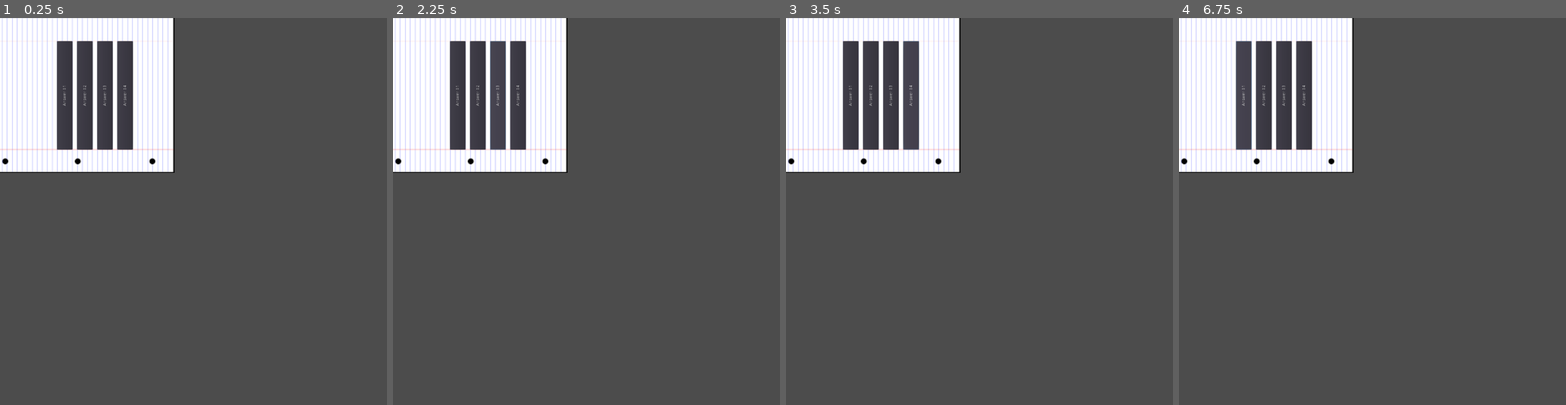
Above: before the commit, frames 1-4 (left to right).
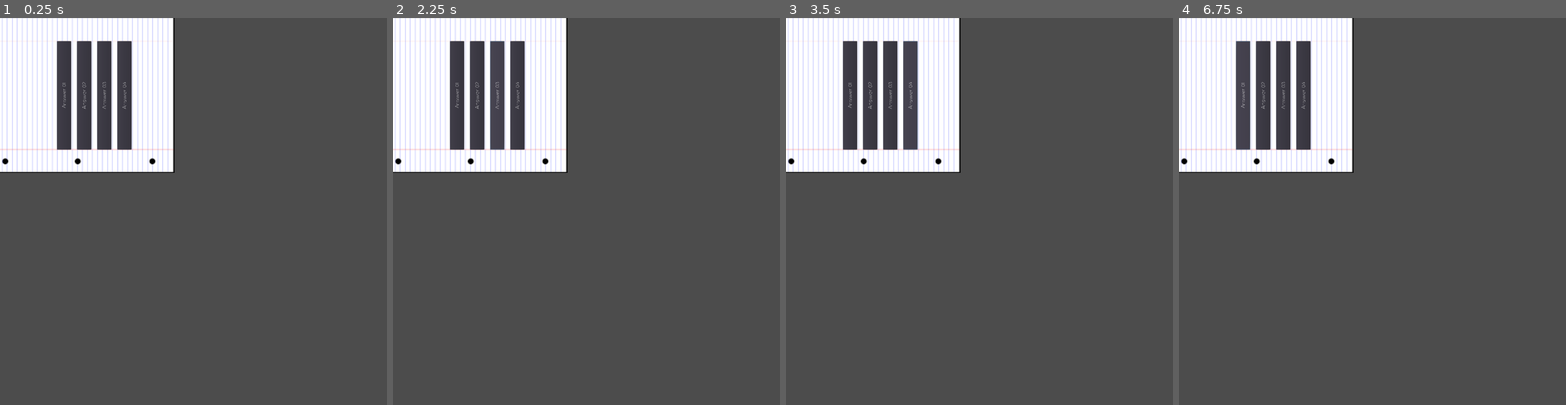
Above: after the commit, the same moments.

Repository: MasterKitten/Addicting-FlashCard-Learning
Game: Godot game, scene res://Scenes/Game Modes/Question & Answer.tscn
Same seed, same stepped clock (60 frames per second), same inputs: the game is played once before the commit and once after it. This scene is started directly instead of the project's main scene.
Inputs:
- Up to frame 1 (0.25 s): no input
- Up to frame 2 (2.25 s): click "Answer 01" at 0.5 s; click "Answer 02" at 1.25 s; click "Answer 03" at 2 s
- Up to frame 3 (3.5 s): click "Answer 04" at 2.75 s
- Up to frame 4 (6.75 s): click "Answer 01" at 3.5 s; click "Answer 02" at 4.25 s; click "Answer 03" at 5 s; click "Answer 04" at 5.75 s; click "Answer 01" at 6.5 s

The runs differ from the first frame. In frame 1, 0.7% of the frame differs, in the area x 16-35%, y 5-35%; in frame 2, 0.7%; in frame 3, 0.7%; in frame 4, 0.7%.
Error in both runs: Invalid get index '0' (on base: 'Array'). (res://Scenes/Game)

Commit message:
New Stuff
New: Fonts, Sorting, Music, and small changes to the scenes.

Diff:
--- a/Schodot/Main Scene.tscn
+++ b/Schodot/Defaults/Main Scene.tscn
@@ -1,14 +1,14 @@
 [gd_scene load_steps=4 format=2]
 
-[ext_resource path="res://Scenes/Main Menu.tscn" type="PackedScene" id=1]
+[ext_resource path="res://Scenes/Selecting Practice.tscn" type="PackedScene" id=1]
 [ext_resource path="res://Scenes/Level Select.tscn" type="PackedScene" id=2]
-[ext_resource path="res://Scenes/Selecting Practice.tscn" type="PackedScene" id=3]
+[ext_resource path="res://Scenes/Main Menu.tscn" type="PackedScene" id=3]
 
 [node name="Main Scene" type="Control"]
 anchor_right = 1.0
 anchor_bottom = 1.0
 
-[node name="Selecting Practice" parent="." instance=ExtResource( 3 )]
+[node name="Selecting Practice" parent="." instance=ExtResource( 1 )]
 
 [node name="Level Select" parent="." instance=ExtResource( 2 )]
 margin_left = 315.0
--- /dev/null
+++ b/Schodot/Defaults/default_bus_layout.tres
@@ -0,0 +1,9 @@
+[gd_resource type="AudioBusLayout" format=2]
+
+[resource]
+bus/1/name = "Music"
+bus/1/solo = false
+bus/1/mute = false
+bus/1/bypass_fx = false
+bus/1/volume_db = 0.0
+bus/1/send = "Master"
--- a/Schodot/Extra Scenes/Butt2.gd
+++ b/Schodot/Extra Scenes/Butt2.gd
@@ -3,4 +3,4 @@
 export var ItemThing = 0
 
 func _on_Button2_pressed():
-	get_parent().get_parent().Select(ItemThing)
+	get_parent().get_parent().Popups(ItemThing)
--- a/Schodot/Extra Scenes/Button.tscn
+++ b/Schodot/Extra Scenes/Button.tscn
@@ -1,11 +1,14 @@
-[gd_scene load_steps=2 format=2]
+[gd_scene load_steps=3 format=2]
 
 [ext_resource path="res://Extra Scenes/Butt.gd" type="Script" id=1]
+[ext_resource path="res://Font/Rawengulksans.tres" type="DynamicFont" id=2]
 
 [node name="Button" type="Button"]
 margin_right = 12.0
 margin_bottom = 20.0
-rect_scale = Vector2( 1.25, 1.25 )
+rect_scale = Vector2( 0.625, 0.625 )
+custom_fonts/font = ExtResource( 2 )
+text = "test"
 script = ExtResource( 1 )
 
 [connection signal="pressed" from="." to="." method="_on_Button_pressed"]
--- a/Schodot/Extra Scenes/Button2.tscn
+++ b/Schodot/Extra Scenes/Button2.tscn
@@ -1,6 +1,11 @@
-[gd_scene load_steps=5 format=2]
+[gd_scene load_steps=7 format=2]
 
 [ext_resource path="res://Extra Scenes/Butt2.gd" type="Script" id=1]
+[ext_resource path="res://Font/Rawengulksans-8g8B.otf" type="DynamicFontData" id=2]
+
+[sub_resource type="DynamicFont" id=4]
+use_filter = true
+font_data = ExtResource( 2 )
 
 [sub_resource type="StyleBoxFlat" id=1]
 bg_color = Color( 0, 0, 0, 0.498039 )
@@ -16,9 +21,11 @@
 margin_bottom = 20.0
 custom_colors/font_color_focus = Color( 0.815686, 0, 0, 1 )
 custom_colors/font_color = Color( 0.815686, 0, 0, 1 )
+custom_fonts/font = SubResource( 4 )
 custom_styles/hover = SubResource( 1 )
 custom_styles/pressed = SubResource( 3 )
 custom_styles/normal = SubResource( 2 )
+text = "Test"
 script = ExtResource( 1 )
 
 [connection signal="pressed" from="." to="." method="_on_Button2_pressed"]
--- a/Schodot/Extra Scenes/Label.tscn
+++ b/Schodot/Extra Scenes/Label.tscn
@@ -1,6 +1,7 @@
-[gd_scene load_steps=3 format=2]
+[gd_scene load_steps=4 format=2]
 
 [ext_resource path="res://Extra Scenes/Label.gd" type="Script" id=1]
+[ext_resource path="res://Font/Rawengulksans.tres" type="DynamicFont" id=2]
 
 [sub_resource type="StyleBoxFlat" id=1]
 bg_color = Color( 0.6, 0.6, 0.6, 0 )
@@ -8,7 +9,10 @@
 [node name="Label" type="Button"]
 margin_right = 330.0
 margin_bottom = 20.0
+rect_scale = Vector2( 0.5, 0.5 )
+custom_fonts/font = ExtResource( 2 )
 custom_styles/normal = SubResource( 1 )
+text = "test"
 script = ExtResource( 1 )
 
 [connection signal="pressed" from="." to="." method="_on_Button_pressed"]
--- /dev/null
+++ b/Schodot/Font/Rawengulksans.tres
@@ -0,0 +1,9 @@
+[gd_resource type="DynamicFont" load_steps=2 format=2]
+
+[ext_resource path="res://Font/Rawengulksans-8g8B.otf" type="DynamicFontData" id=1]
+
+[resource]
+size = 48
+use_mipmaps = true
+use_filter = true
+font_data = ExtResource( 1 )
--- a/Schodot/Scenes/Game Modes/Question & Answer.gd
+++ b/Schodot/Scenes/Game Modes/Question & Answer.gd
@@ -19,6 +19,7 @@
 		StartTimer = false
 		timer = 0
 		if (SelectedAnswers.size() == 0 && SelectedQuestions.size() == 0):
+			get_parent().get_node("Music").play()
 			queue_free()
 		else:
 			UpdateText()
--- a/Schodot/Scenes/Game Modes/Question & Answer.tscn
+++ b/Schodot/Scenes/Game Modes/Question & Answer.tscn
@@ -1,9 +1,17 @@
-[gd_scene load_steps=5 format=2]
+[gd_scene load_steps=9 format=2]
 
 [ext_resource path="res://Images/Lined.png" type="Texture" id=1]
 [ext_resource path="res://Scenes/Game Modes/Question & Answer.gd" type="Script" id=2]
 [ext_resource path="res://Audio/AudioCorrect.wav" type="AudioStream" id=3]
 [ext_resource path="res://Audio/AudioIncorrect.wav" type="AudioStream" id=4]
+[ext_resource path="res://Font/Rawengulksans.tres" type="DynamicFont" id=5]
+[ext_resource path="res://Font/Rawengulksans-8g8B.otf" type="DynamicFontData" id=6]
+[ext_resource path="res://Audio/Music/The-Agency-Heist-trimmed.ogg" type="AudioStream" id=7]
+
+[sub_resource type="DynamicFont" id=1]
+size = 20
+use_filter = true
+font_data = ExtResource( 6 )
 
 [node name="Question & Answer" type="TextureRect"]
 margin_left = 60.0
@@ -18,43 +26,48 @@
 
 [node name="Question Text" type="RichTextLabel" parent="."]
 modulate = Color( 0, 0, 0, 1 )
-margin_left = 30.0
-margin_top = 10.0
-margin_right = 310.0
-margin_bottom = 60.0
-rect_scale = Vector2( 0.5, 0.5 )
+margin_left = 30.375
+margin_top = 5.00001
+margin_right = 930.375
+margin_bottom = 125.0
+rect_scale = Vector2( 0.15, 0.15 )
+custom_fonts/normal_font = ExtResource( 5 )
 text = "Question 01"
 
 [node name="Answer 00" type="Button" parent="."]
 margin_left = 30.0
 margin_top = 98.0
 margin_right = 380.0
-margin_bottom = 148.0
-rect_scale = Vector2( 0.4, 0.4 )
+margin_bottom = 159.0
+rect_scale = Vector2( 0.4, 0.3 )
+custom_fonts/font = SubResource( 1 )
 text = "Answer 01"
 
 [node name="Answer 01" type="Button" parent="."]
 margin_left = 30.0
 margin_top = 124.0
 margin_right = 380.0
-margin_bottom = 174.0
-rect_scale = Vector2( 0.4, 0.4 )
+margin_bottom = 185.0
+rect_scale = Vector2( 0.4, 0.3 )
+custom_fonts/font = SubResource( 1 )
 text = "Answer 02"
 
 [node name="Answer 02" type="Button" parent="."]
 margin_left = 30.0
 margin_top = 149.5
 margin_right = 380.0
-margin_bottom = 199.5
-rect_scale = Vector2( 0.4, 0.4 )
+margin_bottom = 210.5
+rect_scale = Vector2( 0.4, 0.3 )
+custom_fonts/font = SubResource( 1 )
 text = "Answer 03"
 
 [node name="Answer 03" type="Button" parent="."]
 margin_left = 30.0
 margin_top = 176.0
 margin_right = 380.0
-margin_bottom = 226.0
-rect_scale = Vector2( 0.4, 0.4 )
+margin_bottom = 237.0
+rect_scale = Vector2( 0.4, 0.3 )
+custom_fonts/font = SubResource( 1 )
 text = "Answer 04"
 
 [node name="Win" type="ColorRect" parent="."]
@@ -69,6 +82,8 @@
 margin_top = 113.75
 margin_right = 135.75
 margin_bottom = 127.75
+rect_scale = Vector2( 0.33, 0.33 )
+custom_fonts/font = ExtResource( 5 )
 text = "CORRECT!"
 
 [node name="CPUParticles2D" type="CPUParticles2D" parent="Win"]
@@ -108,6 +123,8 @@
 margin_top = 111.875
 margin_right = 136.625
 margin_bottom = 125.875
+rect_scale = Vector2( 0.33, 0.33 )
+custom_fonts/font = ExtResource( 5 )
 text = "Incorrect..."
 
 [node name="CPUParticles2D" type="CPUParticles2D" parent="Lose"]
@@ -137,9 +154,17 @@
 
 [node name="AudioCorrect" type="AudioStreamPlayer" parent="."]
 stream = ExtResource( 3 )
+volume_db = 4.0
 
 [node name="AudioIncorrect" type="AudioStreamPlayer" parent="."]
 stream = ExtResource( 4 )
+volume_db = 4.0
+
+[node name="AudioStreamPlayer" type="AudioStreamPlayer" parent="."]
+stream = ExtResource( 7 )
+volume_db = -3.0
+autoplay = true
+bus = "Music"
 
 [connection signal="pressed" from="Answer 00" to="." method="_on_Answer_pressed" binds= [ 0 ]]
 [connection signal="pressed" from="Answer 01" to="." method="_on_Answer_pressed" binds= [ 1 ]]
--- a/Schodot/Scenes/Level Select.tscn
+++ b/Schodot/Scenes/Level Select.tscn
@@ -1,7 +1,8 @@
-[gd_scene load_steps=3 format=2]
+[gd_scene load_steps=4 format=2]
 
 [ext_resource path="res://Images/Lined.png" type="Texture" id=1]
 [ext_resource path="res://Scenes/Level Select.gd" type="Script" id=2]
+[ext_resource path="res://Font/Rawengulksans.tres" type="DynamicFont" id=3]
 
 [node name="Level Select" type="TextureRect"]
 margin_left = 311.0
@@ -25,13 +26,14 @@
 anchor_left = 0.5
 anchor_right = 0.5
 anchor_bottom = 0.3
-margin_left = -31.2936
-margin_top = 5.64808
-margin_right = 28.7064
-margin_bottom = -44.3519
-rect_scale = Vector2( 1.5, 1.5 )
+margin_left = -49.7646
+margin_top = 3.76313
+margin_right = 250.235
+margin_bottom = 53.7631
+rect_scale = Vector2( 0.33, 0.33 )
 rect_pivot_offset = Vector2( 30, 0 )
 custom_colors/default_color = Color( 0, 0, 0, 1 )
+custom_fonts/normal_font = ExtResource( 3 )
 text = "Levels"
 
 [node name="ColorRect" type="ColorRect" parent="."]
@@ -53,7 +55,9 @@
 [node name="Label" type="Label" parent="ColorRect"]
 margin_right = 100.0
 margin_bottom = 20.0
+rect_scale = Vector2( 0.37, 0.37 )
 custom_colors/font_color = Color( 0, 0, 0, 1 )
+custom_fonts/font = ExtResource( 3 )
 text = "Spanish"
 align = 1
 
@@ -74,9 +78,11 @@
 icon_align = 1
 
 [node name="Label" type="Label" parent="ColorRect2"]
-margin_right = 100.0
-margin_bottom = 20.0
+margin_right = 286.0
+margin_bottom = 55.0
+rect_scale = Vector2( 0.35, 0.37 )
 custom_colors/font_color = Color( 0, 0, 0, 1 )
+custom_fonts/font = ExtResource( 3 )
 text = "Select Custom"
 align = 1
 
--- a/Schodot/Scenes/Main Menu.tscn
+++ b/Schodot/Scenes/Main Menu.tscn
@@ -1,7 +1,8 @@
-[gd_scene load_steps=3 format=2]
+[gd_scene load_steps=4 format=2]
 
 [ext_resource path="res://Scenes/Main Menu.gd" type="Script" id=1]
 [ext_resource path="res://Images/Lined.png" type="Texture" id=2]
+[ext_resource path="res://Font/Rawengulksans.tres" type="DynamicFont" id=3]
 
 [node name="Main Menu" type="TextureRect"]
 margin_left = 160.0
@@ -17,13 +18,14 @@
 anchor_left = 0.5
 anchor_right = 0.5
 anchor_bottom = 0.3
-margin_left = -31.2936
-margin_top = 5.64808
-margin_right = 28.7064
-margin_bottom = -44.3519
-rect_scale = Vector2( 1.5, 1.5 )
+margin_left = -56.0686
+margin_top = 4.89406
+margin_right = 137.931
+margin_bottom = -12.1059
+rect_scale = Vector2( 0.33, 0.33 )
 rect_pivot_offset = Vector2( 30, 0 )
 custom_colors/default_color = Color( 0, 0, 0, 1 )
+custom_fonts/normal_font = ExtResource( 3 )
 text = "Schodot!"
 
 [node name="ColorRect" type="ColorRect" parent="."]
@@ -45,7 +47,9 @@
 [node name="Label" type="Label" parent="ColorRect"]
 margin_right = 100.0
 margin_bottom = 20.0
+rect_scale = Vector2( 0.37, 0.37 )
 custom_colors/font_color = Color( 0, 0, 0, 1 )
+custom_fonts/font = ExtResource( 3 )
 text = "Press To Play!"
 align = 1
 
@@ -68,7 +72,9 @@
 [node name="Label" type="Label" parent="ColorRect2"]
 margin_right = 100.0
 margin_bottom = 20.0
+rect_scale = Vector2( 0.37, 0.37 )
 custom_colors/font_color = Color( 0, 0, 0, 1 )
+custom_fonts/font = ExtResource( 3 )
 text = "Create Words"
 align = 1
 
--- a/Schodot/Scenes/Selecting Practice.gd
+++ b/Schodot/Scenes/Selecting Practice.gd
@@ -9,6 +9,7 @@
 
 export (PackedScene) var Butt
 export (PackedScene) var TheScened
+var ItemToDo = 0
 
 func Populate(datas):
 	Groups = datas.Groups
@@ -23,15 +24,15 @@
 		Item.text = str(Item.ItemThing + 1) + ". " + Groups[i]
 		i += 1
 
-func Select(ItemThing):
+func _on_Quiz_pressed():
 	var i = 0
-	while i < Questions[ItemThing].size():
-		var Thing = Questions[ItemThing][i]
+	while i < Questions[ItemToDo].size():
+		var Thing = Questions[ItemToDo][i]
 		SelectedQuestions.append(Thing)
 		i += 1
 	i = 0
-	while i < Answers[ItemThing].size():
-		var Thing = Answers[ItemThing][i]
+	while i < Answers[ItemToDo].size():
+		var Thing = Answers[ItemToDo][i]
 		SelectedAnswers.append(Thing)
 		i += 1
 	var Item = TheScened.instance()
@@ -39,6 +40,15 @@
 	Item.SelectedQuestions = SelectedQuestions
 	Item.SelectedAnswers = SelectedAnswers
 	Item.UpdateText()
+	GoToGame()
+
+func Popups(ItemThing):
+	ItemToDo = ItemThing
+	get_node("WindowDialog").popup()
+
+func GoToGame():
+	get_node("Music").stop()
+	get_node("WindowDialog").visible = false
 
 func _on_Quit_pressed():
 	var _nill = get_tree().change_scene("res://Main Scene.tscn")
--- a/Schodot/Scenes/Selecting Practice.tscn
+++ b/Schodot/Scenes/Selecting Practice.tscn
@@ -1,14 +1,16 @@
-[gd_scene load_steps=5 format=2]
+[gd_scene load_steps=7 format=2]
 
 [ext_resource path="res://Images/Graph.png" type="Texture" id=1]
 [ext_resource path="res://Scenes/Selecting Practice.gd" type="Script" id=2]
 [ext_resource path="res://Extra Scenes/Button2.tscn" type="PackedScene" id=3]
 [ext_resource path="res://Scenes/Game Modes/Question & Answer.tscn" type="PackedScene" id=4]
+[ext_resource path="res://Font/Rawengulksans.tres" type="DynamicFont" id=5]
+[ext_resource path="res://Audio/Music/Duck-and-Cover-trimmed.ogg" type="AudioStream" id=6]
 
 [node name="Selecting Practice" type="TextureRect"]
-margin_left = 798.0
+margin_left = 800.0
 margin_top = 77.0
-margin_right = 1045.0
+margin_right = 1047.0
 margin_bottom = 397.0
 rect_rotation = 90.0
 rect_scale = Vector2( 2.5, 2.5 )
@@ -19,9 +21,9 @@
 
 [node name="HFlowContainer" type="HFlowContainer" parent="."]
 margin_left = 1.52588e-05
-margin_top = 320.0
+margin_top = 319.6
 margin_right = 640.0
-margin_bottom = 815.0
+margin_bottom = 814.6
 rect_rotation = 270.0
 rect_scale = Vector2( 0.5, 0.5 )
 rect_clip_content = true
@@ -32,6 +34,28 @@
 margin_right = 299.6
 margin_bottom = 73.6
 rect_rotation = -90.0
+rect_scale = Vector2( 0.35, 0.35 )
+custom_fonts/font = ExtResource( 5 )
 text = "Back"
 
+[node name="WindowDialog" type="WindowDialog" parent="."]
+margin_left = 40.4
+margin_top = 127.2
+margin_right = 215.4
+margin_bottom = 327.2
+window_title = "Gamemode"
+
+[node name="Quiz" type="Button" parent="WindowDialog"]
+margin_left = 43.0
+margin_top = 14.0
+margin_right = 125.0
+margin_bottom = 34.0
+text = "Quiz Mode"
+
+[node name="Music" type="AudioStreamPlayer" parent="."]
+stream = ExtResource( 6 )
+autoplay = true
+bus = "Music"
+
 [connection signal="pressed" from="Quit" to="." method="_on_Quit_pressed"]
+[connection signal="pressed" from="WindowDialog/Quiz" to="." method="_on_Quiz_pressed"]
--- a/Schodot/project.godot
+++ b/Schodot/project.godot
@@ -11,8 +11,12 @@
 [application]
 
 config/name="Schodot"
-run/main_scene="res://Main Scene.tscn"
-config/icon="res://icon.png"
+run/main_scene="res://Defaults/Main Scene.tscn"
+config/icon="res://Defaults/icon.png"
+
+[audio]
+
+default_bus_layout="res://Defaults/default_bus_layout.tres"
 
 [compression]
 
@@ -41,4 +45,4 @@
 
 [rendering]
 
-environment/default_environment="res://default_env.tres"
+environment/default_environment="res://Defaults/default_env.tres"
Not shown, added: Schodot/Audio/Music/Duck-and-Cover-trimmed.ogg.import
Not shown, added: Schodot/Audio/Music/The-Agency-Heist-trimmed.ogg.import
Not shown: 1 places in Schodot/Defaults/Main Scene.tscn that only renumber resources
Renamed: Schodot/default_env.tres -> Schodot/Defaults/default_env.tres
Renamed: Schodot/icon.png -> Schodot/Defaults/icon.png
Not shown, changed: Schodot/Defaults/icon.png.import
Binary file added: Schodot/Font/Rawengulksans-8g8B.otf
Not shown, changed: Schodot/export_presets.cfg
Not shown, added: Schodot/Audio/Music/Duck-and-Cover-trimmed.ogg
Not shown, added: Schodot/Audio/Music/The-Agency-Heist-trimmed.ogg
